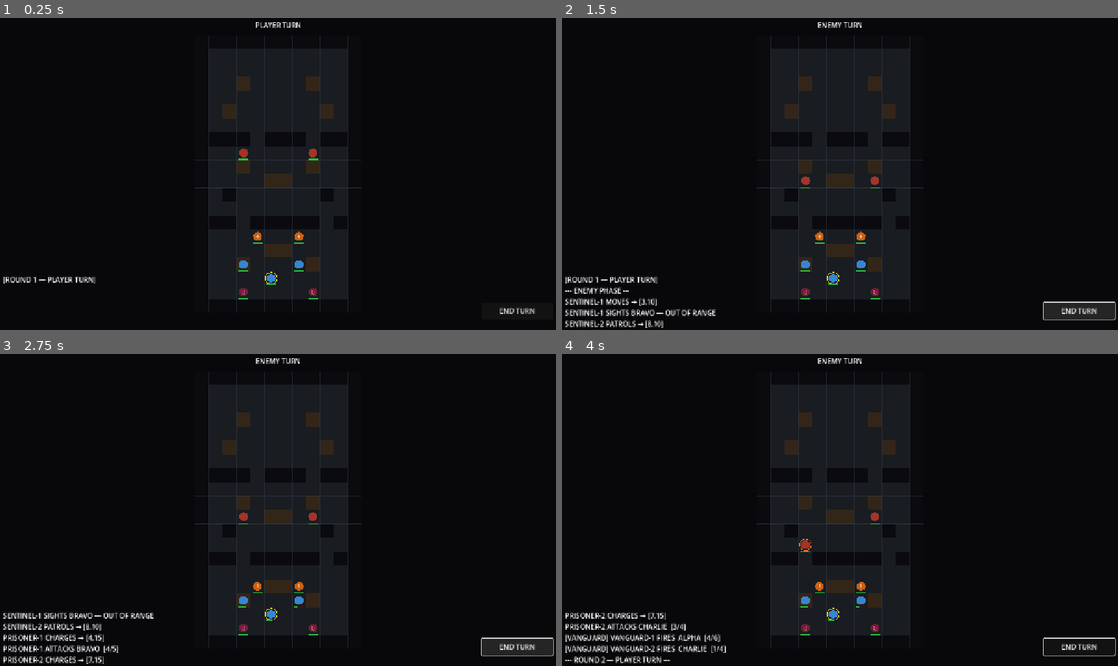
Above: before the commit, frames 1-4 (two rows, left to right).
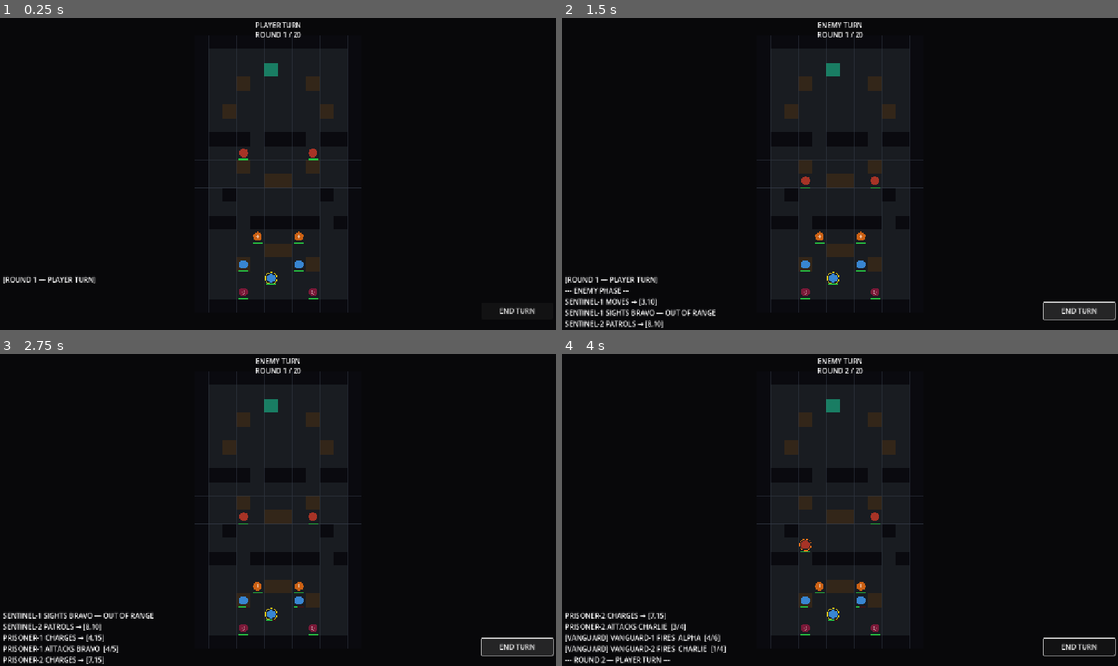
Above: after the commit, the same moments.

Repository: kavemankai/wizcool
Game: Godot game, scene res://scenes/Main.tscn
Same seed, same stepped clock (60 frames per second), same inputs: the game is played once before the commit and once after it. The project has no main scene, so this scene is started directly.
Inputs (mouse positions are in pixels of both pictures, inside the frame that each line leads up to):
- Up to frame 1 (0.25 s): no input
- Up to frame 2 (1.5 s): click "END TURN" at 0.5 s; click "END TURN" at 1.25 s
- Up to frame 3 (2.75 s): click "END TURN" at 2 s
- Up to frame 4 (4 s): tap Enter at 2.75 s; move the mouse to (962, 494) at 2.77 s; click (962, 494) at 2.92 s; tap Space at 3.5 s; move the mouse to (728, 525) at 3.52 s; click (728, 525) at 3.67 s

The runs differ from the first frame. In frame 1, 0.2% of the frame differs, in the area x 46-55%, y 4-19%; in frame 2, 0.2%; in frame 3, 0.2%; in frame 4, 0.2%.

Commit message:
Phase 7: mission loop — Salvage Manifest, extraction, failure states, Mission Result
- SalvageManifest.tscn/gd: pre-mission briefing screen with zone layout and threat level
- MissionResult.tscn/gd: post-mission screen showing gear report, loot, and consequences
- MissionState.gd: autoload singleton carrying result between scenes
- Main.gd: extraction tile (col 5, row 2 / Zone C), leader-downed fail, round-20 limit,
  _on_mission_success/_on_mission_fail with gear fracture consequence and scene transition
- GridManager.gd: cyan extraction highlight tile
- HUD.gd: round counter label (ROUND N / 20)
- project.godot: MissionState autoload, main scene → SalvageManifest.tscn
- Fixed stale global_script_class_cache.cfg (was pointing at deleted Wizard Duel classes)

Co-Authored-By: Claude Sonnet 4.6 <noreply@anthropic.com>

Diff:
--- a/project.godot
+++ b/project.godot
@@ -13,7 +13,11 @@
 config/name="Fringe Ledger"
 config/features=PackedStringArray("4.4")
 config/icon="res://icon.svg"
-config/run/main_scene="res://scenes/Main.tscn"
+config/run/main_scene="res://scenes/SalvageManifest.tscn"
+
+[autoload]
+
+MissionState="*res://scripts/MissionState.gd"
 
 [display]
 
--- /dev/null
+++ b/scenes/MissionResult.tscn
@@ -0,0 +1,6 @@
+[gd_scene load_steps=2 format=3]
+
+[ext_resource type="Script" path="res://scripts/MissionResult.gd" id="1_result"]
+
+[node name="MissionResult" type="Control"]
+script = ExtResource("1_result")
--- /dev/null
+++ b/scenes/SalvageManifest.tscn
@@ -0,0 +1,6 @@
+[gd_scene load_steps=2 format=3]
+
+[ext_resource type="Script" path="res://scripts/SalvageManifest.gd" id="1_manifest"]
+
+[node name="SalvageManifest" type="Control"]
+script = ExtResource("1_manifest")
--- a/scripts/GridManager.gd
+++ b/scripts/GridManager.gd
@@ -17,11 +17,13 @@
 const MOVE_HIGHLIGHT      := Color(0.25, 0.60, 0.25, 0.35)
 const ATTACK_HIGHLIGHT    := Color(0.75, 0.18, 0.18, 0.40)
 const WARNING_HIGHLIGHT   := Color(0.90, 0.80, 0.10, 0.45)
+const EXTRACT_HIGHLIGHT   := Color(0.10, 0.80, 0.60, 0.55)
 
 var tiles: Array = []
 var _move_highlights: Array[GridPos] = []
 var _attack_highlights: Array[GridPos] = []
 var _warning_tiles: Array[GridPos] = []
+var _extraction_tile: GridPos = null
 
 func _ready() -> void:
 	_init_tiles()
@@ -95,6 +97,12 @@
 	for pos in _warning_tiles:
 		draw_rect(Rect2(pos.x * TILE_SIZE, pos.y * TILE_SIZE, TILE_SIZE, TILE_SIZE), WARNING_HIGHLIGHT)
 
+	if _extraction_tile != null:
+		draw_rect(
+			Rect2(_extraction_tile.x * TILE_SIZE, _extraction_tile.y * TILE_SIZE, TILE_SIZE, TILE_SIZE),
+			EXTRACT_HIGHLIGHT
+		)
+
 func get_tile_type(pos: GridPos) -> int:
 	if not is_in_bounds(pos):
 		return TileType.WALL
@@ -140,6 +148,10 @@
 func get_warning_tiles() -> Array[GridPos]:
 	return _warning_tiles
 
+func set_extraction_tile(pos: GridPos) -> void:
+	_extraction_tile = pos
+	queue_redraw()
+
 func is_hazard_warned(pos: GridPos) -> bool:
 	for p in _warning_tiles:
 		if p.x == pos.x and p.y == pos.y:
--- a/scripts/HUD.gd
+++ b/scripts/HUD.gd
@@ -7,6 +7,7 @@
 const MAX_LOG := 8
 
 var _phase_label: Label
+var _round_label: Label
 var _unit_label: Label
 var _log_label: Label
 var _end_turn_btn: Button
@@ -20,7 +21,9 @@
 	root.mouse_filter = Control.MOUSE_FILTER_IGNORE
 	add_child(root)
 
-	_phase_label = _label(root, Rect2(530, 6, 220, 26), "PLAYER TURN",
+	_phase_label = _label(root, Rect2(530, 6, 220, 22), "PLAYER TURN",
+			HORIZONTAL_ALIGNMENT_CENTER)
+	_round_label = _label(root, Rect2(530, 28, 220, 18), "ROUND 1 / 20",
 			HORIZONTAL_ALIGNMENT_CENTER)
 
 	_unit_label = _label(root, Rect2(908, 6, 364, 200), "")
@@ -59,6 +62,9 @@
 func set_phase(player_turn: bool) -> void:
 	_phase_label.text = "PLAYER TURN" if player_turn else "ENEMY TURN"
 
+func set_round(n: int) -> void:
+	_round_label.text = "ROUND %d / 20" % n
+
 func set_field_patch_visible(show: bool) -> void:
 	_field_patch_btn.visible = show
 
--- a/scripts/Main.gd
+++ b/scripts/Main.gd
@@ -2,6 +2,9 @@
 
 enum GamePhase { PLAYER_TURN, ENEMY_TURN, GAME_OVER }
 enum InputState { IDLE, ACTING }
+
+const ROUND_LIMIT: int = 20
+const EXTRACTION_POS := Vector2i(5, 2)   # Zone C — Evidence Locker
 
 var units: Array[Unit] = []
 var game_phase: GamePhase = GamePhase.PLAYER_TURN
@@ -29,7 +32,9 @@
 	hud.field_patch_pressed.connect(_on_field_patch)
 	hazard_manager = HazardManager.new()
 	rival_rank = SaveData.load_rival_rank()
+	grid_manager.set_extraction_tile(GridPos.new(EXTRACTION_POS.x, EXTRACTION_POS.y))
 	_spawn_units()
+	hud.set_round(round_number)
 	hud.log("[ROUND 1 — PLAYER TURN]")
 
 # ---------------------------------------------------------------------------
@@ -166,6 +171,9 @@
 					hud.log("OUT OF RANGE")
 			elif not active_unit.has_moved and _is_move_tile(clicked_grid):
 				_do_move(active_unit, clicked_grid)
+				if game_phase == GamePhase.GAME_OVER:
+					_enter_idle()
+					return
 				_refresh_highlights()
 				if not active_unit.can_act():
 					_enter_idle()
@@ -244,6 +252,9 @@
 	unit.place_at(pos, grid_manager)
 	unit.has_moved = true
 	hud.log("%s → [%d,%d]" % [unit.unit_id, pos.x, pos.y])
+	if unit.is_leader and pos.x == EXTRACTION_POS.x and pos.y == EXTRACTION_POS.y:
+		hud.log("=== LEADER REACHES EVIDENCE LOCKER — EXTRACTING ===")
+		_on_mission_success()
 
 func _do_attack(attacker: Unit, target: Unit) -> void:
 	var dmg := attacker.get_weapon_damage()
@@ -268,8 +279,12 @@
 			hud.log("%s → %s  -%d TGH — DOWNED" % [
 				attacker.unit_id, target.unit_id, dmg])
 	if target.is_downed:
-		_flush_downed()
-		_check_game_over()
+		var leader_fell := _flush_downed()
+		if leader_fell:
+			hud.log("=== LEADER DOWN — MISSION FAILED ===")
+			_on_mission_fail("LEADER DOWNED")
+		else:
+			_check_game_over()
 
 # ---------------------------------------------------------------------------
 # Field Patch action
@@ -358,8 +373,14 @@
 		for line in lines:
 			hud.log(line)
 
-		_flush_downed()
+		var leader_fell := _flush_downed()
+		if leader_fell:
+			hud.log("=== LEADER DOWN — MISSION FAILED ===")
+			_on_mission_fail("LEADER DOWNED")
+			return
 		_check_game_over()
+		if game_phase == GamePhase.GAME_OVER:
+			return
 
 	if game_phase == GamePhase.GAME_OVER:
 		return
@@ -384,7 +405,11 @@
 							hud.log("[HAZARD] %s DOWNED" % u.unit_id)
 					break
 		grid_manager.clear_warning_tiles()
-		_flush_downed()
+		var leader_fell2 := _flush_downed()
+		if leader_fell2:
+			hud.log("=== LEADER DOWN — MISSION FAILED ===")
+			_on_mission_fail("LEADER DOWNED")
+			return
 		_check_game_over()
 		if game_phase == GamePhase.GAME_OVER:
 			return
@@ -392,6 +417,11 @@
 	await get_tree().create_timer(0.4).timeout
 
 	round_number += 1
+	if round_number > ROUND_LIMIT:
+		hud.log("=== ROUND LIMIT REACHED — MISSION FAILED ===")
+		_on_mission_fail("ROUND LIMIT EXPIRED")
+		return
+
 	for u in units:
 		if not u.is_downed:
 			u.has_moved = false
@@ -406,14 +436,19 @@
 
 	game_phase = GamePhase.PLAYER_TURN
 	hud.set_phase(true)
+	hud.set_round(round_number)
 	hud.log("--- ROUND %d — PLAYER TURN ---" % round_number)
 
 # Remove units flagged as downed; collect loot from downed Vanguard units.
-func _flush_downed() -> void:
+# Returns true if the player leader was among those flushed.
+func _flush_downed() -> bool:
+	var leader_fell := false
 	var to_remove: Array[Unit] = []
 	for u in units:
 		if u.is_downed:
 			to_remove.append(u)
+			if u.is_player and u.is_leader:
+				leader_fell = true
 	for u in to_remove:
 		if u.archetype == Unit.Archetype.TACTICAL:
 			for item: GearItem in u.gear:
@@ -422,6 +457,7 @@
 					hud.log("[LOOT] %s DROPPED" % item.item_id)
 		units.erase(u)
 		u.queue_free()
+	return leader_fell
 
 # ---------------------------------------------------------------------------
 # Game-over detection
@@ -437,14 +473,44 @@
 			enemies_up += 1
 
 	if enemies_up == 0:
-		hud.log("=== AREA CLEAR ===")
-		game_phase = GamePhase.GAME_OVER
+		hud.log("=== AREA CLEAR — MISSION COMPLETE ===")
+		_on_mission_success()
 	elif players_up == 0:
 		hud.log("=== ALL CREW DOWN — MISSION FAILED ===")
-		rival_rank += 1
-		SaveData.save_rival_rank(rival_rank)
-		hud.log("VANGUARD RANK NOW %d" % rival_rank)
-		game_phase = GamePhase.GAME_OVER
+		_on_mission_fail("ALL CREW DOWN")
+
+# ---------------------------------------------------------------------------
+# Mission outcome
+# ---------------------------------------------------------------------------
+
+func _on_mission_success() -> void:
+	game_phase = GamePhase.GAME_OVER
+	var ms: MissionState = get_node("/root/MissionState")
+	ms.record_result(true, "", _get_player_units(), dropped_loot, rival_rank)
+	await get_tree().create_timer(2.0).timeout
+	get_tree().change_scene_to_file("res://scenes/MissionResult.tscn")
+
+func _on_mission_fail(reason: String) -> void:
+	game_phase = GamePhase.GAME_OVER
+	rival_rank += 1
+	SaveData.save_rival_rank(rival_rank)
+	hud.log("VANGUARD RANK NOW %d" % rival_rank)
+	for u in units:
+		if u.is_player:
+			for item: GearItem in u.gear:
+				if item.state == GearItem.GearState.INTACT:
+					item.state = GearItem.GearState.FRACTURED
+	var ms: MissionState = get_node("/root/MissionState")
+	ms.record_result(false, reason, _get_player_units(), dropped_loot, rival_rank)
+	await get_tree().create_timer(2.0).timeout
+	get_tree().change_scene_to_file("res://scenes/MissionResult.tscn")
+
+func _get_player_units() -> Array:
+	var result: Array = []
+	for u in units:
+		if u.is_player:
+			result.append(u)
+	return result
 
 # ---------------------------------------------------------------------------
 # Helpers
--- /dev/null
+++ b/scripts/MissionResult.gd
@@ -0,0 +1,70 @@
+extends Control
+
+func _ready() -> void:
+	set_anchors_preset(Control.PRESET_FULL_RECT)
+
+	var bg := ColorRect.new()
+	bg.set_anchors_preset(Control.PRESET_FULL_RECT)
+	bg.color = Color(0.03, 0.03, 0.04)
+	add_child(bg)
+
+	var vbox := VBoxContainer.new()
+	vbox.set_position(Vector2(380, 80))
+	vbox.set_size(Vector2(520, 560))
+	add_child(vbox)
+
+	var ms: MissionState = get_node("/root/MissionState")
+
+	if ms.success:
+		_row(vbox, "═══════ MISSION COMPLETE ═══════")
+		_row(vbox, "EXTRACTION SUCCESSFUL — EVIDENCE SECURED")
+	else:
+		_row(vbox, "═══════ MISSION FAILED ═══════")
+		_row(vbox, "REASON: " + ms.fail_reason)
+
+	_row(vbox, "")
+	_row(vbox, "── CREW GEAR REPORT ──")
+
+	for entry: Dictionary in ms.crew_snapshot:
+		var tag: String = " [LEADER]" if entry.get("is_leader", false) else ""
+		_row(vbox, entry["unit_id"] + tag)
+		var gear_list: Array = entry.get("gear", [])
+		if gear_list.is_empty():
+			_row(vbox, "  (no gear)")
+		else:
+			for item: Dictionary in gear_list:
+				_row(vbox, "  %-24s [%s]  %s" % [
+					item["item_id"],
+					item["slot"].to_upper(),
+					item["state"]
+				])
+
+	if ms.loot.size() > 0:
+		_row(vbox, "")
+		_row(vbox, "── LOOT RECOVERED ──")
+		for item_id: String in ms.loot:
+			_row(vbox, "  " + item_id)
+
+	if not ms.success:
+		_row(vbox, "")
+		_row(vbox, "── CONSEQUENCES ──")
+		_row(vbox, "  All crew gear FRACTURED on next deployment")
+		_row(vbox, "  No Danger Pay")
+		_row(vbox, "  VANGUARD RANK → %d" % ms.rival_rank)
+
+	_row(vbox, "")
+
+	var btn := Button.new()
+	btn.text = "CONTINUE"
+	btn.custom_minimum_size = Vector2(0, 40)
+	btn.pressed.connect(_on_continue)
+	vbox.add_child(btn)
+
+func _row(parent: Control, text: String) -> void:
+	var lbl := Label.new()
+	lbl.text = text
+	lbl.autowrap_mode = TextServer.AUTOWRAP_WORD
+	parent.add_child(lbl)
+
+func _on_continue() -> void:
+	get_tree().change_scene_to_file("res://scenes/SalvageManifest.tscn")
--- /dev/null
+++ b/scripts/MissionState.gd
@@ -0,0 +1,31 @@
+extends Node
+
+var success: bool = false
+var fail_reason: String = ""
+var crew_snapshot: Array[Dictionary] = []
+var loot: Array[String] = []
+var rival_rank: int = 1
+
+func record_result(
+		is_success: bool,
+		reason: String,
+		crew: Array,
+		dropped: Array,
+		rank: int
+) -> void:
+	success = is_success
+	fail_reason = reason
+	rival_rank = rank
+	loot = []
+	for item in dropped:
+		loot.append(item.item_id)
+	crew_snapshot = []
+	for u in crew:
+		var entry: Dictionary = {"unit_id": u.unit_id, "is_leader": u.is_leader, "gear": []}
+		for item in u.gear:
+			entry["gear"].append({
+				"item_id": item.item_id,
+				"slot": item.slot,
+				"state": item.state_label()
+			})
+		crew_snapshot.append(entry)
--- /dev/null
+++ b/scripts/SalvageManifest.gd
@@ -0,0 +1,53 @@
+extends Control
+
+func _ready() -> void:
+	set_anchors_preset(Control.PRESET_FULL_RECT)
+
+	var bg := ColorRect.new()
+	bg.set_anchors_preset(Control.PRESET_FULL_RECT)
+	bg.color = Color(0.03, 0.03, 0.04)
+	add_child(bg)
+
+	var vbox := VBoxContainer.new()
+	vbox.set_position(Vector2(380, 60))
+	vbox.set_size(Vector2(520, 600))
+	add_child(vbox)
+
+	var rival_rank := SaveData.load_rival_rank()
+
+	_row(vbox, "═══════════ SALVAGE MANIFEST ═══════════")
+	_row(vbox, "CONTRACT   :  CONTAINMENT BREACH")
+	_row(vbox, "SITE       :  Industrial Detention Facility — Block 7")
+	_row(vbox, "")
+	_row(vbox, "OBJECTIVE")
+	_row(vbox, "  Move leader to Evidence Locker in Zone C")
+	_row(vbox, "  Extraction marker — centre of Zone C [col 5, row 2]")
+	_row(vbox, "")
+	_row(vbox, "ZONE LAYOUT")
+	_row(vbox, "  Zone A  [rows 14–18]  — Player entry, Feral Prisoners")
+	_row(vbox, "  Zone B  [rows  8–12]  — Security Bot patrol, hazard tiles")
+	_row(vbox, "  Zone C  [rows  1– 6]  — Evidence locker [TARGET]")
+	_row(vbox, "")
+	_row(vbox, "THREAT LEVEL   :  VANGUARD RANK %d" % rival_rank)
+	_row(vbox, "ROUND LIMIT    :  20")
+	_row(vbox, "")
+	_row(vbox, "FAILURE CONDITIONS")
+	_row(vbox, "  — Leader downed while gear is Fractured")
+	_row(vbox, "  — All crew downed")
+	_row(vbox, "  — Round 20 expires without extraction")
+	_row(vbox, "")
+
+	var btn := Button.new()
+	btn.text = "BEGIN MISSION"
+	btn.custom_minimum_size = Vector2(0, 40)
+	btn.pressed.connect(_on_begin)
+	vbox.add_child(btn)
+
+func _row(parent: Control, text: String) -> void:
+	var lbl := Label.new()
+	lbl.text = text
+	lbl.autowrap_mode = TextServer.AUTOWRAP_WORD
+	parent.add_child(lbl)
+
+func _on_begin() -> void:
+	get_tree().change_scene_to_file("res://scenes/Main.tscn")
Not shown, added: scripts/MissionResult.gd.uid
Not shown, added: scripts/MissionState.gd.uid
Not shown, added: scripts/SalvageManifest.gd.uid
Not shown, changed: CLAUDE.md
